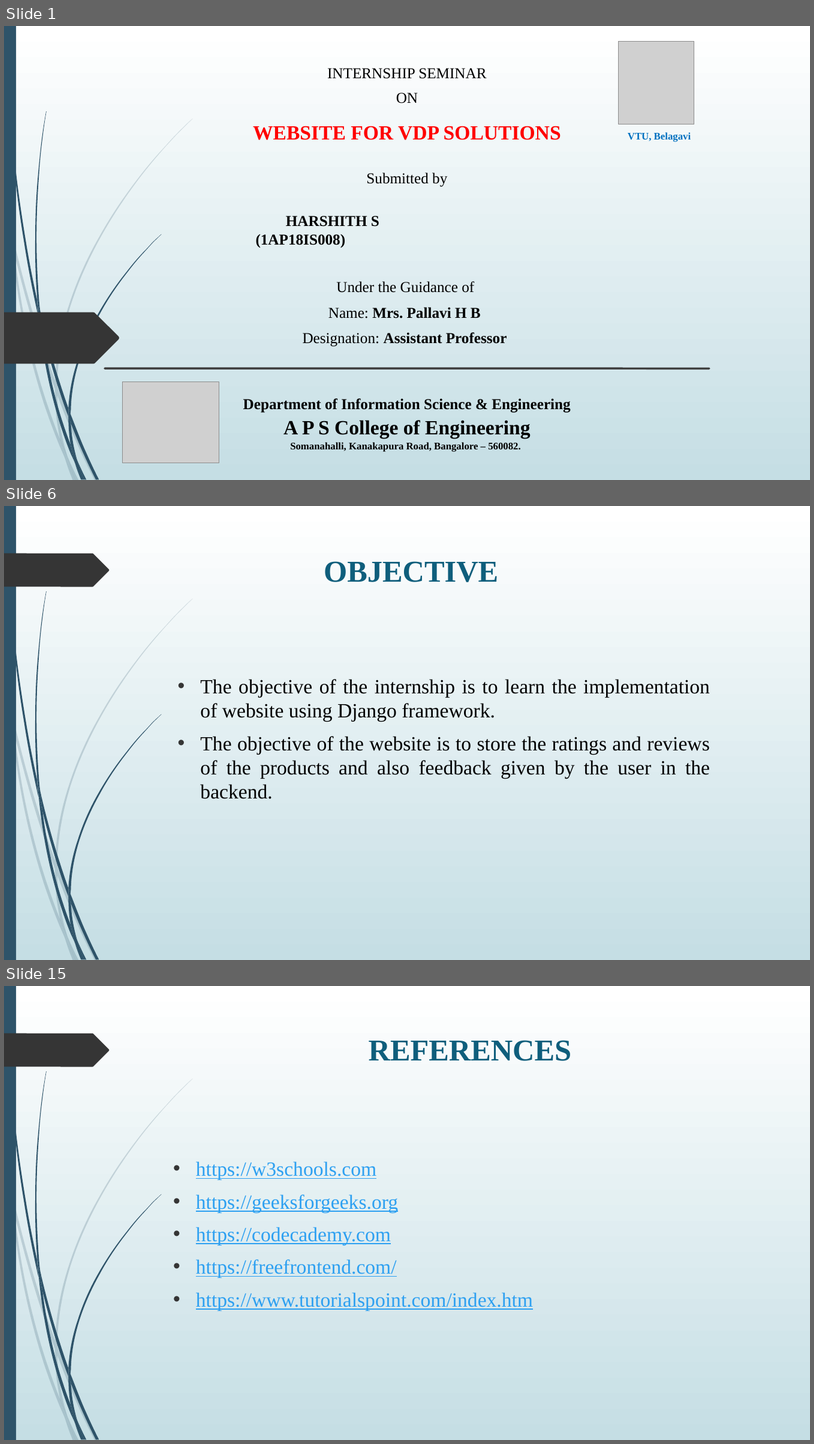
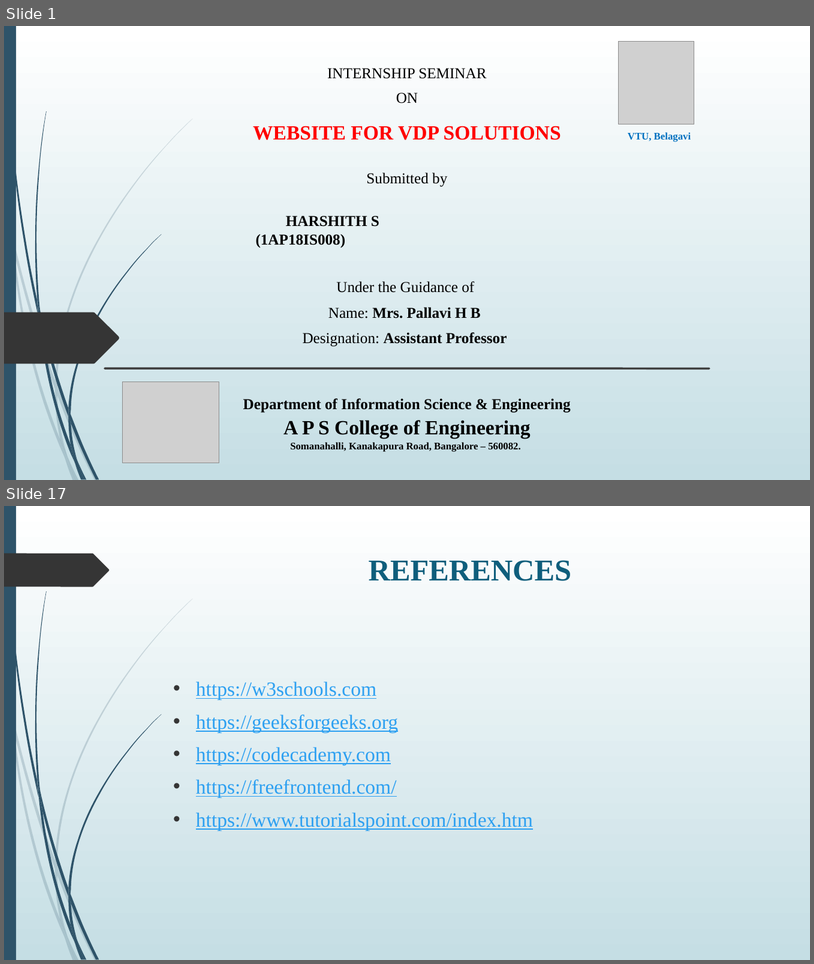
Before and after one commit to Harshith5S/VDP_Solutions, a slide deck: presentation.pptx. Shown one above the other, each under a label of ours: slides 1, 6 and 15 before the commit, slides 1 and 17 after it; the slides between them are not shown. The pictures are 814x1444 and 814x964 pixels, drawn with LibreOffice and Linux fonts; fonts in the diff are those of the drawing; grey boxes stand for pictures. Boxes give left, top, right and bottom in pixels: in the first picture for what was removed or moved away, otherwise in the second. Text is boxed around its words. In the diff, an @@ line names an element or a change of style, - is before the commit and + after.

```diff
--- a/presentation.pptx
+++ b/presentation.pptx
@@ slide 6 removed at (4, 506, 810, 960), background gradient #FFFFFF to #C5DEE5; not listed: 24 template elements that a slide beside it also shows @@
@@ title removed at (324, 561, 498, 582) @@
-OBJECTIVE
@@ text removed at (200, 679, 710, 799) @@
-• The objective of the internship is to learn the implementation of website using Django framework.
-• The objective of the website is to store the ratings and reviews of the products and also feedback given by the user in the backend.
@@ what was slide 15 is now slide 17 @@
```
Also in this commit, not shown: 7 slides changed, 8 slides added, 5 other slides removed.
